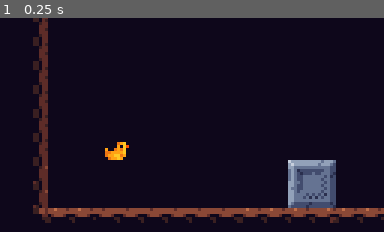
Above: before the commit, frame 1.
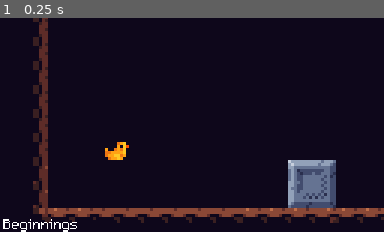
Above: after the commit, the same moment.

Repository: ReusableChopsticks/Platformer2024
Game: Godot game, scene res://scenes/levels/manager/level_manager.tscn
The game is run twice, just before and just after one commit, with the same random seed, the same clock (stepped at 60 frames per second) and the same inputs.
Inputs:
- Up to frame 1 (0.25 s): no input
The pictures show only the part of the screen within x 0-50%, y 50-100%; the shares and areas given below are measured in that part.

The runs differ from the first frame. In frame 1, 0.3% of the frame differs, in the area x 0-21%, y 93-100%.

Commit message:
fixed not connecting player signals after respawning

Diff:
--- a/scenes/environment/spikes/spike.gd
+++ b/scenes/environment/spikes/spike.gd
@@ -5,6 +5,6 @@
 	## check if body entered is player
 	## and player has not already died
 	## because player may touch multiple spikes at once
-	if body is PlayerCharacter and !body.died :
+	if body is PlayerCharacter and !body.has_died :
 		print("death by spike")
 		body.die()
--- a/scenes/levels/level.gd
+++ b/scenes/levels/level.gd
@@ -15,6 +15,7 @@
 	player = get_node("Player")
 	player_spawn_pos = player.position
 	player.player_died.connect(on_player_died)
+	$LevelName.text = name
 
 ## Handle player respawning
 func on_player_died():
@@ -22,6 +23,7 @@
 
 func on_player_died_deferred():
 	player.queue_free()
-	var new_player = player_scene.instantiate()
-	new_player.position = player_spawn_pos
-	add_child(new_player)
+	player = player_scene.instantiate()
+	player.position = player_spawn_pos
+	player.player_died.connect(on_player_died)
+	add_child(player)
--- a/scenes/levels/level.tscn
+++ b/scenes/levels/level.tscn
@@ -2673,6 +2673,8 @@
 sources/6 = SubResource("TileSetScenesCollectionSource_3vjex")
 sources/7 = SubResource("TileSetScenesCollectionSource_uvskq")
 
+[sub_resource type="LabelSettings" id="LabelSettings_c1heo"]
+
 [node name="Level" type="Node2D"]
 script = ExtResource("1_g84wr")
 
@@ -2694,15 +2696,29 @@
 
 [node name="Camera2D" type="Camera2D" parent="."]
 
+[node name="LevelName" type="Label" parent="."]
+anchors_preset = 2
+anchor_top = 1.0
+anchor_bottom = 1.0
+offset_left = -127.0
+offset_top = 66.0
+offset_right = -63.0
+offset_bottom = 79.0
+grow_vertical = 0
+scale = Vector2(0.467407, 0.467407)
+text = "[LEVEl NAME]"
+label_settings = SubResource("LabelSettings_c1heo")
+vertical_alignment = 1
+
+[connection signal="body_entered" from="TileMap/LeftSpike" to="TileMap/LeftSpike" method="_on_body_entered"]
+[connection signal="body_entered" from="TileMap/@Area2D@38446" to="TileMap/@Area2D@38446" method="_on_body_entered"]
+[connection signal="body_entered" from="TileMap/@Area2D@38447" to="TileMap/@Area2D@38447" method="_on_body_entered"]
+[connection signal="body_entered" from="TileMap/@Area2D@38448" to="TileMap/@Area2D@38448" method="_on_body_entered"]
+[connection signal="body_entered" from="TileMap/@Area2D@38449" to="TileMap/@Area2D@38449" method="_on_body_entered"]
+[connection signal="body_entered" from="TileMap/@Area2D@38450" to="TileMap/@Area2D@38450" method="_on_body_entered"]
+[connection signal="body_entered" from="TileMap/@Area2D@38451" to="TileMap/@Area2D@38451" method="_on_body_entered"]
+[connection signal="body_entered" from="TileMap/@Area2D@38452" to="TileMap/@Area2D@38452" method="_on_body_entered"]
+[connection signal="body_entered" from="TileMap/@Area2D@38453" to="TileMap/@Area2D@38453" method="_on_body_entered"]
+[connection signal="body_entered" from="TileMap/@Area2D@38454" to="TileMap/@Area2D@38454" method="_on_body_entered"]
 [connection signal="body_entered" from="TileMap/UpSpike" to="TileMap/UpSpike" method="_on_body_entered"]
-[connection signal="body_entered" from="TileMap/@Area2D@116348" to="TileMap/@Area2D@116348" method="_on_body_entered"]
-[connection signal="body_entered" from="TileMap/@Area2D@116349" to="TileMap/@Area2D@116349" method="_on_body_entered"]
-[connection signal="body_entered" from="TileMap/@Area2D@116350" to="TileMap/@Area2D@116350" method="_on_body_entered"]
-[connection signal="body_entered" from="TileMap/@Area2D@116351" to="TileMap/@Area2D@116351" method="_on_body_entered"]
-[connection signal="body_entered" from="TileMap/@Area2D@116352" to="TileMap/@Area2D@116352" method="_on_body_entered"]
-[connection signal="body_entered" from="TileMap/@Area2D@116353" to="TileMap/@Area2D@116353" method="_on_body_entered"]
-[connection signal="body_entered" from="TileMap/@Area2D@116354" to="TileMap/@Area2D@116354" method="_on_body_entered"]
-[connection signal="body_entered" from="TileMap/@Area2D@116355" to="TileMap/@Area2D@116355" method="_on_body_entered"]
-[connection signal="body_entered" from="TileMap/@Area2D@116356" to="TileMap/@Area2D@116356" method="_on_body_entered"]
-[connection signal="body_entered" from="TileMap/@Area2D@116357" to="TileMap/@Area2D@116357" method="_on_body_entered"]
-[connection signal="body_entered" from="TileMap/@Area2D@116358" to="TileMap/@Area2D@116358" method="_on_body_entered"]
+[connection signal="body_entered" from="TileMap/@Area2D@38455" to="TileMap/@Area2D@38455" method="_on_body_entered"]
--- a/scenes/levels/level_1.tscn
+++ b/scenes/levels/level_1.tscn
@@ -2,7 +2,7 @@
 
 [ext_resource type="PackedScene" uid="uid://bqmxrctqjmthf" path="res://scenes/levels/level.tscn" id="1_orgbl"]
 
-[node name="Level_1" instance=ExtResource("1_orgbl")]
+[node name="Beginnings" instance=ExtResource("1_orgbl")]
 
 [node name="Goal" parent="." index="0"]
 position = Vector2(-89, 44)
--- a/scenes/player/player.gd
+++ b/scenes/player/player.gd
@@ -3,7 +3,7 @@
 
 signal player_died
 ## If the player is dead or not
-var died := false
+var has_died := false
 
 
 @export_group("Movement")
@@ -89,6 +89,8 @@
 
 
 func _ready():
+	has_died = false
+
 	calculate_forces()
 
 	## jumping numbers according to formulas
@@ -149,7 +151,7 @@
 ## Obstacles (like spikes) are responsible for detecting
 ## when the player should die
 func die():
-	died = true
+	has_died = true
 	player_died.emit()
 
 ## Kill player when player is off screen.
Not shown: 1 places in scenes/levels/level.tscn that only renumber resources
